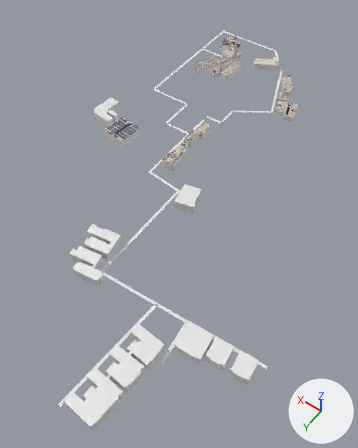
The Blender file Models/Untitled1.blend as it was, and as the next commit left it.
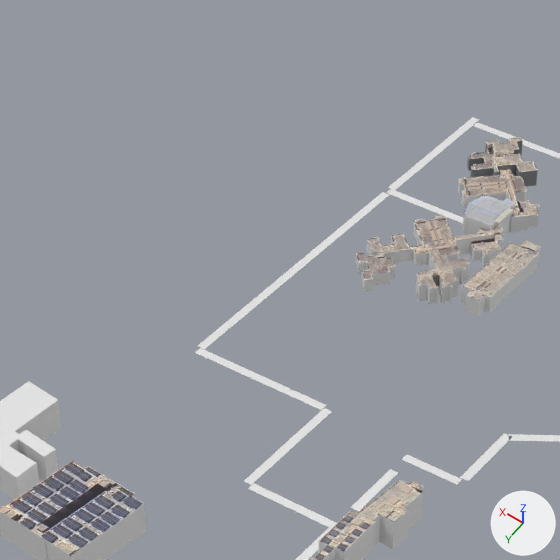
There are two pictures of each version: one whole from a camera (50 mm lens) standing at (-597.0, 1034.0, 782.0) and looking at (-212.0, 495.0, -65.0), one close up on the part from 29% to 69% of the width and 0% to 32% of the height. The axes (+X, +Y, +Z) are drawn at lower right. The lights are the same throughout.

Objects in the first close-up: 'A Block 1', 'Admin Cell', 'Cv Raman and N Block]', 'D Block', 'D Block Right', 'D Block Right.001', 'Parul Institute of Ayurved', 'Plane.002', 'Plane.003', 'Plane.004', 'Tagore A Hostel', 'Tagore B Hostel'.
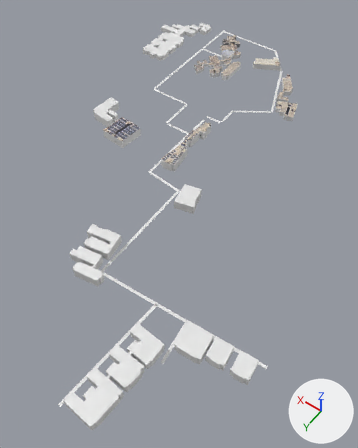
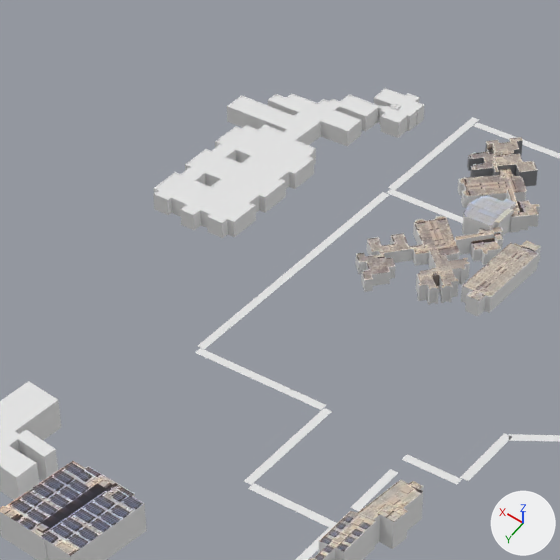
Where the newer file only moved an object's origin or applied its transform, the numbers keep the older frame.

Where the change shows, as pixel boxes [x1, y1, x2, y2] in the close-ups (560 x 560 px):
```json
{"object": "Vert", "change": "added", "after": [153, 94, 380, 238]}
{"object": "Vert.001", "change": "added", "after": [374, 88, 424, 138]}
{"object": "Cube", "change": "added", "after": [391, 103, 401, 110]}
```

Edits to the scene script, one JSON object a line:
```json
{"op": "add", "block": "me_vert", "code": ["me_vert = bpy.data.meshes.new('Vert')", "me_vert.from_pydata(...)  # 304 vertices, 260 faces; spans x 0.0..90.0, y 0.0..187.0, z 0.0..12.0"]}
{"op": "add", "block": "me_vert_001", "code": ["me_vert_001 = bpy.data.meshes.new('Vert.001')", "me_vert_001.from_pydata(...)  # 192 vertices, 190 faces; spans x -26.3..9.9, y -24.0..13.4, z 0.0..12.0"]}
{"op": "add", "block": "me_cube_001", "code": ["me_cube_001 = bpy.data.meshes.new('Cube.001')", "me_cube_001.from_pydata(...)  # 60 vertices, 58 faces; spans x -2.8..2.8, y -2.8..2.8, z -1.55..1.99"]}
{"op": "add", "block": "ob_vert_001", "code": ["ob_vert_001 = bpy.data.objects.new('Vert.001', me_vert_001)", "ob_vert_001.parent = ob_vert", "ob_vert_001.matrix_parent_inverse = Matrix(((1.0, 0.0, 0.0, -117.4), (0.0, 1.0, 0.0, 70.09), (0.0, 0.0, 1.0, 0.0), (0.0, 0.0, 0.0, 1.0)))", "ob_vert_001.location = (118.2, -72.31, 0.0)"]}
{"op": "add", "block": "ob_vert", "code": ["ob_vert = bpy.data.objects.new('Vert', me_vert)", "ob_vert.parent = ob_empty_002", "ob_vert.matrix_parent_inverse = Matrix(((1.0, 0.0, 0.0, -117.4), (0.0, 1.0, 0.0, 70.09), (0.0, 0.0, 1.0, 0.0), (0.0, 0.0, 0.0, 1.0)))", "ob_vert.location = (117.4, -70.09, 0.0)"]}
{"op": "add", "block": "ob_empty_002", "code": ["ob_empty_002 = bpy.data.objects.new('Empty.002', None)", "ob_empty_002.location = (117.4, -70.09, 0.0)"]}
{"op": "add", "block": "ob_cube", "code": ["ob_cube = bpy.data.objects.new('Cube', me_cube_001)", "ob_cube.parent = ob_vert", "ob_cube.matrix_parent_inverse = Matrix(((1.0, 0.0, 0.0, -117.4), (0.0, 1.0, 0.0, 70.09), (0.0, 0.0, 1.0, 0.0), (0.0, 0.0, 0.0, 1.0)))", "ob_cube.location = (107.2, -75.07, 11.72)"]}
```
